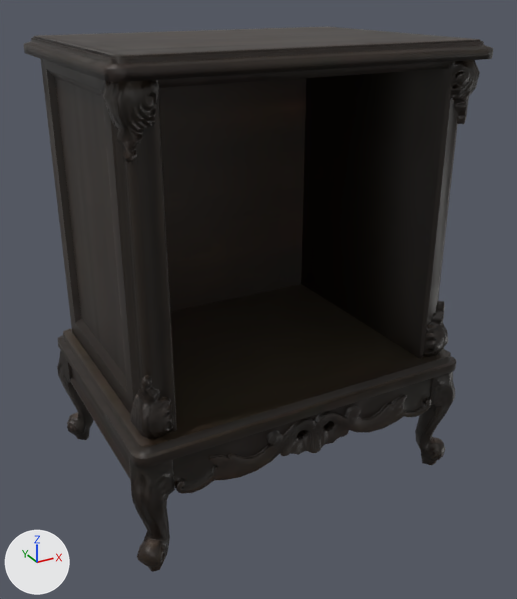
An edit to the glTF model assets/models/ClassicNightstand_01.glb, drawn before and after from the same camera.
Camera for both pictures: a 50 mm camera at (-0.509, -0.952, 0.768) aimed at (0.002, -0.024, 0.304). The axes (+X, +Y, +Z) are drawn at lower left. The lights are the same throughout. The older version comes first. Where no turn or scale is listed for an object, it has been applied to the vertices.

The older version as bpy lines, for what is in view:
```python
mat_classicnightstand_01 = bpy.data.materials.new('ClassicNightstand_01')
mat_classicnightstand_01.use_nodes = True; mat_classicnightstand_01.node_tree.nodes.clear()
_N = mat_classicnightstand_01.node_tree.nodes; _L = mat_classicnightstand_01.node_tree.links
n0 = _N.new('ShaderNodeBsdfPrincipled'); n0.name = 'Principled BSDF'
n1 = _N.new('ShaderNodeOutputMaterial'); n1.name = 'Material Output'
n2 = _N.new('ShaderNodeTexImage'); n2.name = 'Image Texture'
n2.image = img_classicnightstand_01_diff
n3 = _N.new('ShaderNodeSeparateColor'); n3.name = 'Separate Color'
n4 = _N.new('ShaderNodeTexImage'); n4.name = 'Image Texture.001'
n4.image = img_classicnightstand_01_metallic_classicnightstand_01_roughness
n5 = _N.new('ShaderNodeNormalMap'); n5.name = 'Normal Map'
n5.uv_map = 'UVMap'
n6 = _N.new('ShaderNodeTexImage'); n6.name = 'Image Texture.002'
n6.image = img_classicnightstand_01_nor_gl
_L.new(n0.outputs[0], n1.inputs[0])  # 'BSDF' to 'Surface'
_L.new(n2.outputs[0], n0.inputs[0])  # 'Color' to 'Base Color'
_L.new(n3.outputs[2], n0.inputs[1])  # 'Blue' to 'Metallic'
_L.new(n3.outputs[1], n0.inputs[2])  # 'Green' to 'Roughness'
_L.new(n4.outputs[0], n3.inputs[0])  # 'Color' to 'Color'
_L.new(n5.outputs[0], n0.inputs[5])  # 'Normal' to 'Normal'
_L.new(n6.outputs[0], n5.inputs[1])  # 'Color' to 'Color'
me_plane_003 = bpy.data.meshes.new('Plane.003')
me_plane_003.from_pydata(...)  # 1255 vertices, 2002 faces; spans x -0.284..0.284, y -0.212..0.212, z -0.35..0.35
me_plane_003.materials.append(mat_classicnightstand_01)
ob_classicnightstand_01 = bpy.data.objects.new('ClassicNightstand_01', me_plane_003)
ob_classicnightstand_01.location = (0.0, 0.0, 0.35)
```
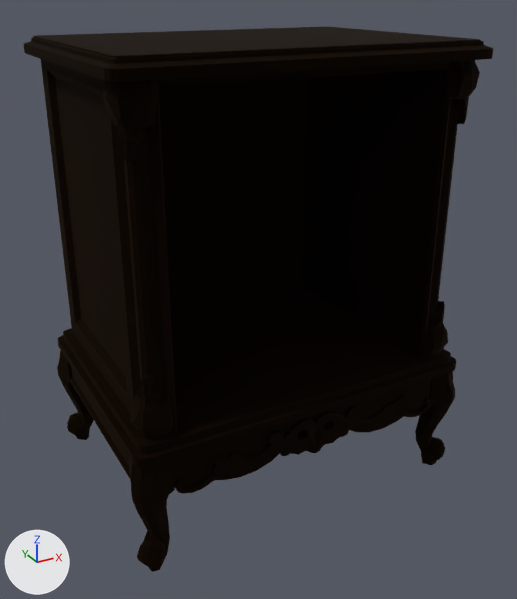
What differs and where, as boxes (x1, y1, x2, y2) in the pictures (517 x 599 px):
'ClassicNightstand_01', surface changed (darker)
    both: (24, 27, 493, 572)

The change, as a list of edits to the scene's bpy script:
```text
Change mat_classicnightstand_01:
    remove # nodes: BsdfPrincipled, NormalMap, OutputMaterial, SeparateColor, TexImage x3
    remove # uses the picture img_classicnightstand_01_diff
    remove # uses the picture img_classicnightstand_01_metallic_classicnightstand_01_roughness
    remove # uses the picture img_classicnightstand_01_nor_gl
    nodes: BsdfPrincipled, OutputMaterial
    colours: black #23180e
```
